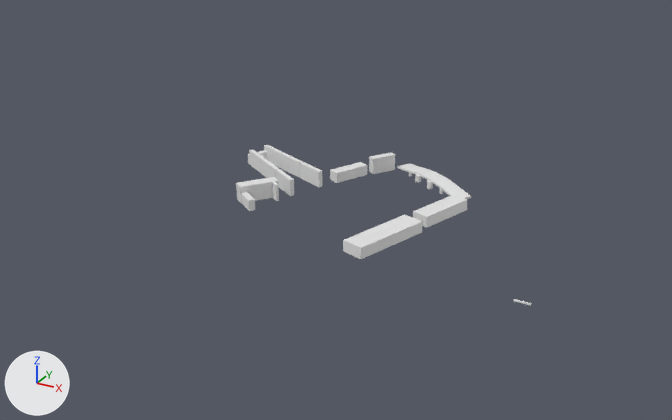
A saved change to the Blender file ha4/assets/city.blend.
The view is the same before and after, from a camera (50 mm lens) standing at (577.0, -1111.0, 525.0) and looking at (-73.0, 71.0, -66.0). The axes (+X, +Y, +Z) are drawn at lower left. The lights are the same throughout. The picture after the commit comes second.
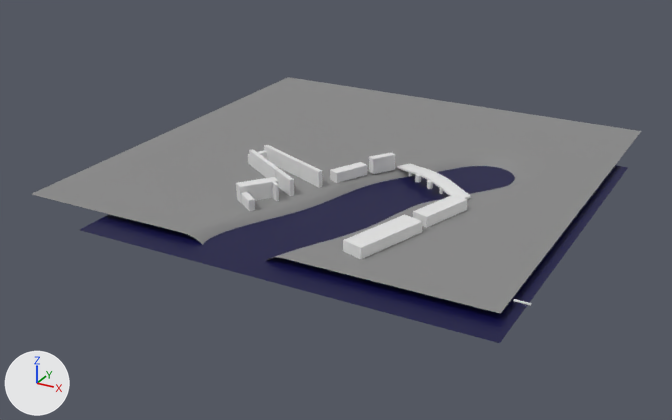
Pixel boxes (x1, y1, x2, y2) of what changed, in the pictures (672 x 420 px):
'Plane', added
    after: (32, 77, 641, 314)
'Plane.001', added (dark blue)
    after: (80, 165, 628, 343)

Patch to the scene script:
```diff
--- a/ha4/assets/city.blend.py
+++ b/ha4/assets/city.blend.py
@@ mat_water @@
+mat_water = principled_material('water')
+mat_water.base_color = (0.000562, 0.0, 0.0548)  # dark blue #020042
@@ mat_concrete @@
+mat_concrete = principled_material('concrete')
+mat_concrete.base_color = (0.257, 0.257, 0.257)  # grey #8b8b8b
@@ me_plane_019 @@
+me_plane_019.from_pydata([(-1.0, -1.0, 0.0), (1.0, -1.0, 0.0), (-1.0, 1.0, 0.0), (1.0, 1.0, 0.0)], [], [(0, 1, 3, 2)])
+me_plane_019.materials.append(mat_water)  # dark blue #020042
@@ me_plane_018 @@
+me_plane_018.from_pydata(...)  # 14884 vertices, 14641 faces; spans x -1.0..1.0, y -1.0..1.0, z 0.0..0.13
+me_plane_018.polygons.foreach_set('use_smooth', [True] * 14641)
+me_plane_018.materials.append(mat_concrete)  # grey #8b8b8b
@@ ob_plane_001 @@
+ob_plane_001 = bpy.data.objects.new('Plane.001', me_plane_019)
+ob_plane_001.location = (15.0, 31.0, -10.0)
+ob_plane_001.scale = (-300.0, -300.0, -300.0)
@@ ob_plane @@
+ob_plane = bpy.data.objects.new('Plane', me_plane_018)
+ob_plane.location = (-60.0, 134.0, 0.0)
+ob_plane.scale = (-359.0, -359.0, -359.0)
```
